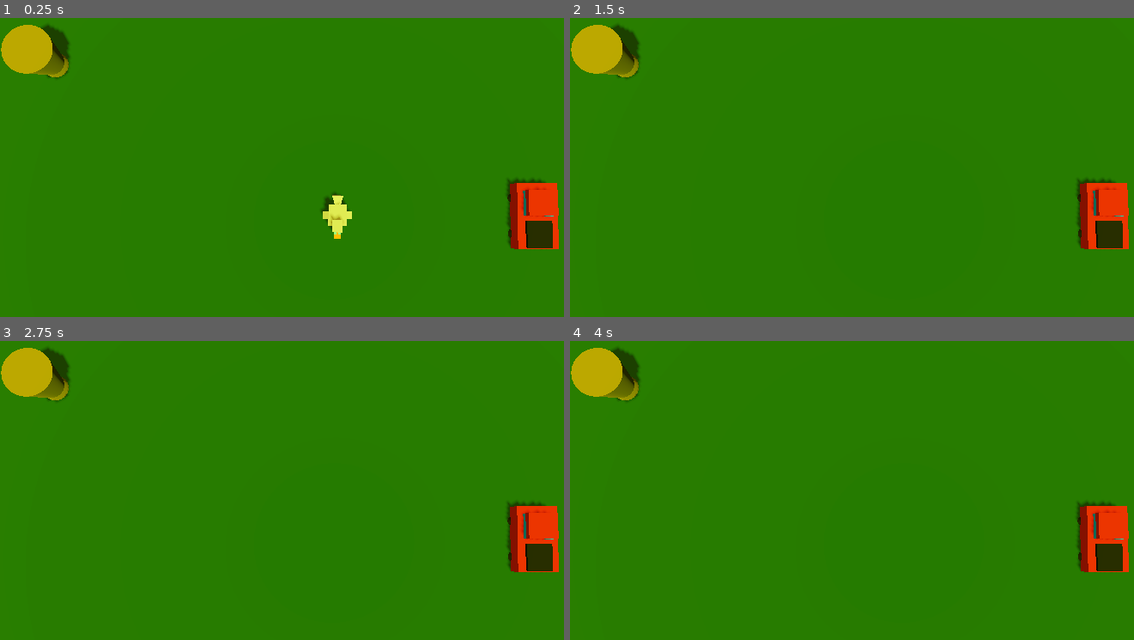
Above: before the commit, frames 1-4 (two rows, left to right).
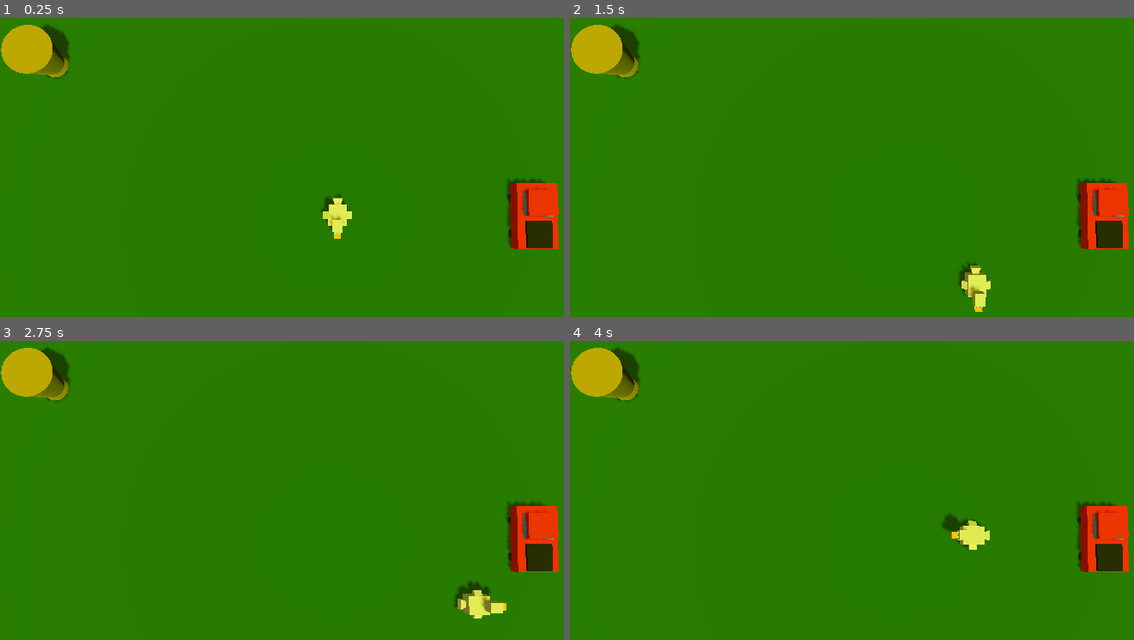
Above: after the commit, the same moments.

Repository: PushingPolygons/dangerxing-PCCDanny
Game: Godot game, scene res://Main/Main.tscn
Same seed, same stepped clock (60 frames per second), same inputs: the game is played once before the commit and once after it.
Inputs:
- Up to frame 1 (0.25 s): no input
- Up to frame 2 (1.5 s): tap Enter at 0.5 s; hold D (move_right) 0.53-1.28 s; hold S (move_down) from 1.28 s (still down)
- Up to frame 3 (2.75 s): tap Space at 2 s; release S (move_down) at 2.03 s; hold D (move_right) from 2.03 s (still down)
- Up to frame 4 (4 s): tap Enter at 2.75 s; release D (move_right) at 2.78 s; hold W (move_up) 2.78-3.53 s; tap Space at 3.5 s; hold A (move_left) from 3.53 s (still down)

The runs differ from the first frame. In frame 1, less than 0.1% of the frame differs, in the area x 58-61%, y 58-62%; in frame 2, 0.6%; in frame 3, 0.7%, in the area x 80-90%, y 80-93%; in frame 4, 0.6%.

Commit message:
Made some attempts at gravity
the chicken didnt flop, we kept the old code.

Diff:
--- a/Code/Player/Player.gd
+++ b/Code/Player/Player.gd
@@ -1,7 +1,11 @@
 extends Area3D
 class_name Player
 
-var speed: float = 10.0 # m/s.
+var speed: float = 160.0 # m/s.
+var move_increment: float = 5.0
+var current_speed: float = speed
+
+
 
 func _ready():
 	area_entered.connect(OnAreaEntered)
@@ -11,14 +15,18 @@
 	var direction = Vector2()
 
 	# Get input from W, A, S, D keys (move_up, move_down, move_left, move_right)
-	if Input.is_action_pressed("move_up"):
+	if Input.is_action_just_pressed("move_up"):
 		direction.y -= 1
-	if Input.is_action_pressed("move_down"):
+		update_speed()
+	if Input.is_action_just_pressed("move_down"):
 		direction.y += 1
-	if Input.is_action_pressed("move_left"):
+		update_speed()
+	if Input.is_action_just_pressed("move_left"):
 		direction.x -= 1
-	if Input.is_action_pressed("move_right"):
+		update_speed()
+	if Input.is_action_just_pressed("move_right"):
 		direction.x += 1
+		update_speed()
 
 	direction = direction.normalized() # Normalize the vector to get consistent speed in all directions
 
@@ -30,6 +38,11 @@
 		var angle = atan2(direction.x, direction.y)
 		rotation_degrees.y = rad_to_deg(angle) # Set the Y rotation (heading) in degrees
 
+
+func update_speed():
+	current_speed += move_increment
+
+
 func OnAreaEntered(other_area: Area3D):
 	if other_area is Vehicle:
 		kill()
--- a/Code/Player/Player.tscn
+++ b/Code/Player/Player.tscn
@@ -21,14 +21,6 @@
 [node name="Player" type="Area3D"]
 transform = Transform3D(-0.999999, 0, 0.00174537, 0, 1, 0, -0.00174537, 0, -0.999999, 0, 0, 0)
 
-[node name="Body" type="MeshInstance3D" parent="."]
-transform = Transform3D(0.70284, 0, 0, 0, 0.653164, 0, 0, 0, 0.829659, 0, -8.9407e-08, 0.136198)
-mesh = SubResource("BoxMesh_13evj")
-
-[node name="Tail" type="MeshInstance3D" parent="."]
-transform = Transform3D(0.431943, 0.00128856, -0.00041871, -0.000737636, -0.155915, -0.194525, -0.000909684, 0.73827, -0.0410808, -0.000698711, -8.9407e-08, -0.264123)
-mesh = SubResource("PrismMesh_x5e15")
-
 [node name="Wing1" type="MeshInstance3D" parent="."]
 transform = Transform3D(0.2678, -0.0874087, 7.79831e-05, 0.165577, 0.141373, -0.000274419, 8.21262e-05, 0.000152561, 0.298973, -0.386557, 0.138151, 0.136872)
 mesh = SubResource("BoxMesh_13evj")
@@ -36,6 +28,14 @@
 [node name="Wing2" type="MeshInstance3D" parent="."]
 transform = Transform3D(-0.296451, -0.0559884, 0.00101314, 0.106058, -0.156499, -0.000175775, 0.00106696, 9.77208e-05, 0.298971, 0.393634, 0.151968, 0.135511)
 mesh = SubResource("BoxMesh_13evj")
+
+[node name="Body" type="MeshInstance3D" parent="."]
+transform = Transform3D(0.70284, 0, 0, 0, 0.653164, 0, 0, 0, 0.829659, 0, -8.9407e-08, 0.136198)
+mesh = SubResource("BoxMesh_13evj")
+
+[node name="Tail" type="MeshInstance3D" parent="."]
+transform = Transform3D(0.409544, 0.000999804, -0.000444284, -0.000699384, -0.120976, -0.206406, -0.000862511, 0.57283, -0.0435899, -0.000698712, -8.9407e-08, -0.264123)
+mesh = SubResource("PrismMesh_x5e15")
 
 [node name="Head" type="MeshInstance3D" parent="."]
 transform = Transform3D(0.373809, 0, 0, 0, 0.432577, 0, 0, 0, 0.445192, 0, 0.527787, 0.545997)
